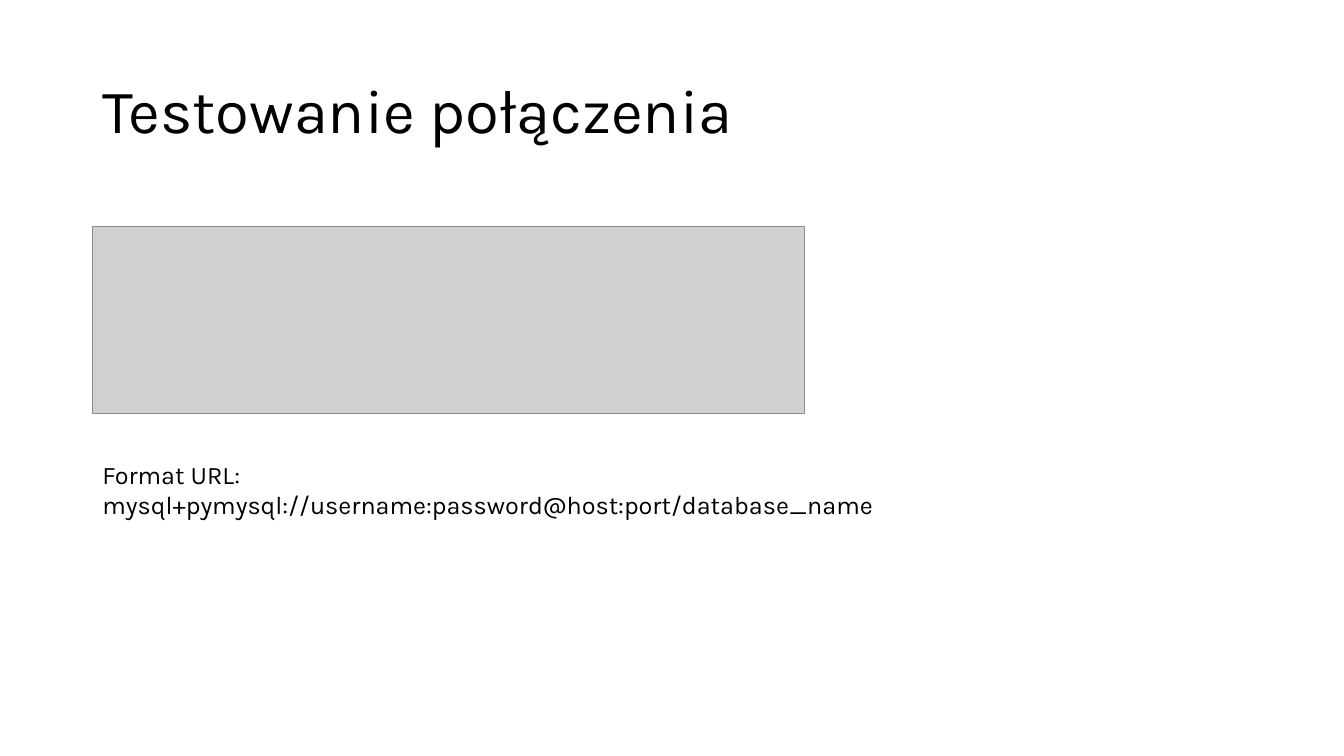
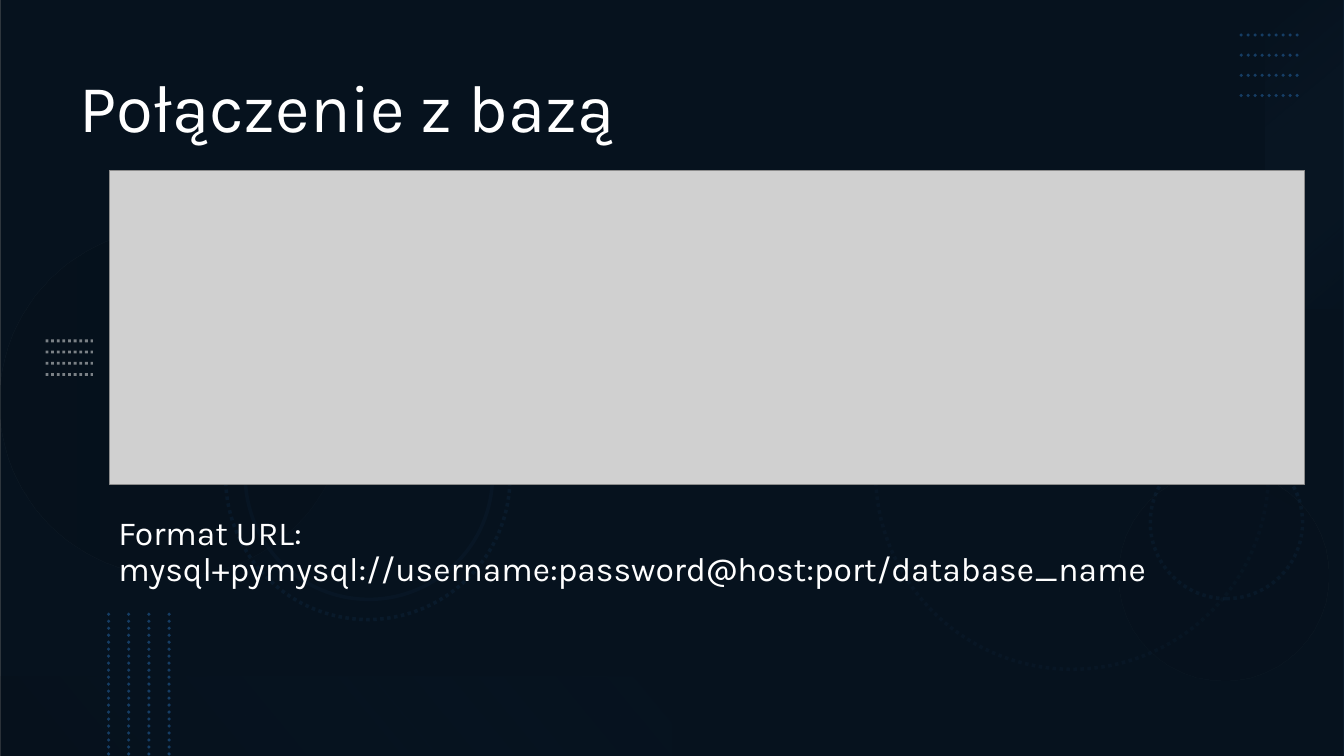
Before and after one commit to Tomusss/prezentacja, a slide deck: slide 6 of Integracja MySQL z Pythonem.pptx. Drawn at 1344x756 pixels with LibreOffice and Linux fonts; fonts in the diff are those of the drawing; grey boxes stand for pictures. Boxes give left, top, right and bottom in pixels: in the first picture for what was removed or moved away, otherwise in the second. Text is boxed around its words. In the diff, an @@ line names an element or a change of style, - is before the commit and + after.

```diff
--- a/Integracja MySQL z Pythonem.pptx
+++ b/Integracja MySQL z Pythonem.pptx
@@ rectangle added at <box>0,0,1344,756</box>, fill #0E2841 @@
@@ rectangle added at <box>0,0,1344,756</box>, fill #000000 at 53% opacity @@
@@ rectangle added at <box>1266,0,1344,309</box>, fill gradient #71AAE0 to #0B1E31 @@
@@ title "Połączenie z bazą" at <box>79,85,615,146</box>: vertical alignment middle to top @@
@@ title at <box>79,85,615,146</box>: text changed; size 44 to 48 pt; text colour #000000 to #FFFFFF @@
-Testowanie połączenia
+Połączenie z bazą
@@ group added at <box>1241,35,1302,96</box>: 4 lines @@
@@ picture: place and size @@
-picture at <box>93,227,805,413</box>
+picture at <box>110,170,1306,484</box>
@@ group added at <box>0,229,1344,719</box>: 6 ellipses @@
@@ group added at <box>45,341,93,375</box>: 4 lines @@
@@ text "Format URL: mysql+pymysql://username:password@host:port/data ...": place and size @@
-text "Format URL: mysql+pymysql://username:password@host:port/data ..." at <box>102,468,872,520</box>
+text "Format URL: mysql+pymysql://username:password@host:port/data ..." at <box>118,524,1146,590</box>
@@ text "Format URL: mysql+pymysql://username:password@host:port/data ..." at <box>118,524,1146,590</box>: size 18 to 24 pt, text colour #000000 to #FFFFFF; line spacing 1 to 0.9; more space between paragraphs @@
@@ group added at <box>109,614,169,756</box>: 4 lines @@
@@ rectangle added at <box>0,678,673,756</box>, fill gradient #071420 to #2D7FCF @@
```
Also in this commit, not shown: 6 other slides changed, 2 slides added, 2 other files.
